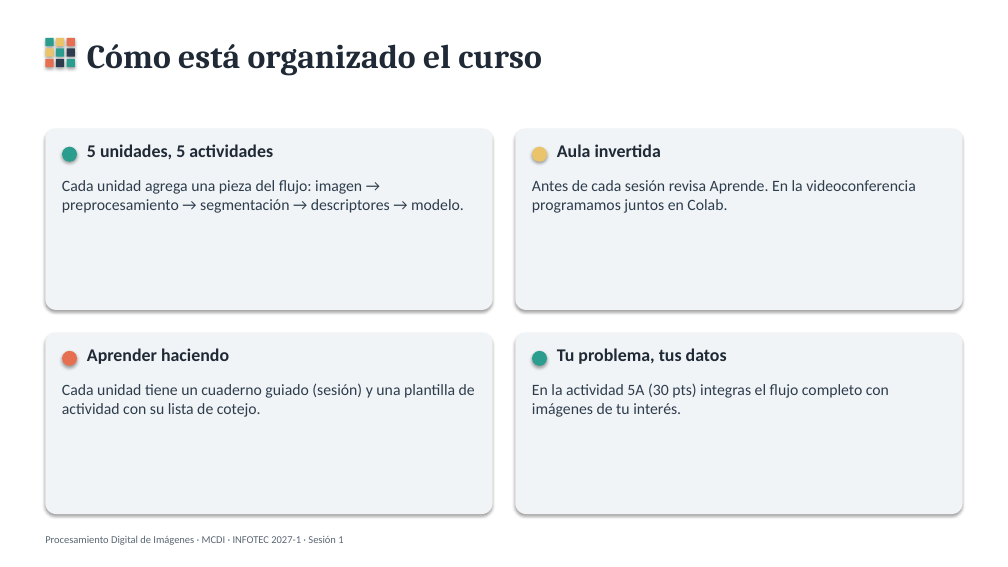
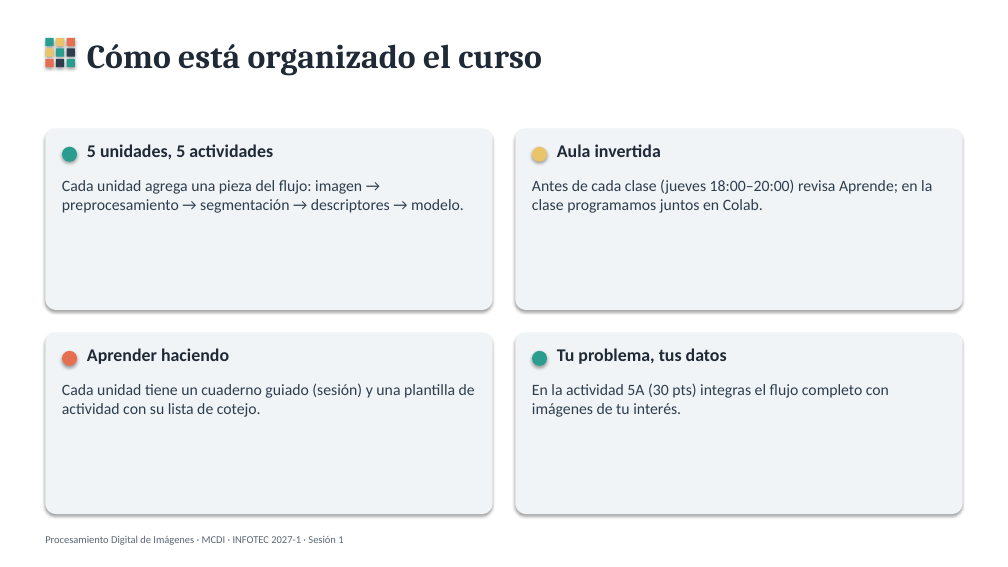
Before and after one commit to egonzalez1989/pdi-mcdi, a slide deck: slide 3 of presentaciones/S1_Imagen_digital_como_dato.pptx. Drawn at 1008x567 pixels with LibreOffice and Linux fonts; fonts in the diff are those of the drawing. Boxes give left, top, right and bottom in pixels: in the first picture for what was removed or moved away, otherwise in the second. Text is boxed around its words. In the diff, an @@ line names an element or a change of style, - is before the commit and + after.

```diff
--- a/presentaciones/S1_Imagen_digital_como_dato.pptx
+++ b/presentaciones/S1_Imagen_digital_como_dato.pptx
@@ text at bbox=[532, 179, 932, 213]: text changed @@
-Antes de cada sesión revisa Aprende. En la videoconferencia programamos juntos en Colab.
+Antes de cada clase (jueves 18:00–20:00) revisa Aprende; en la clase programamos juntos en Colab.
```
Also in this commit, not shown: 2 other slides changed, 1 slide added, 33 other files.
